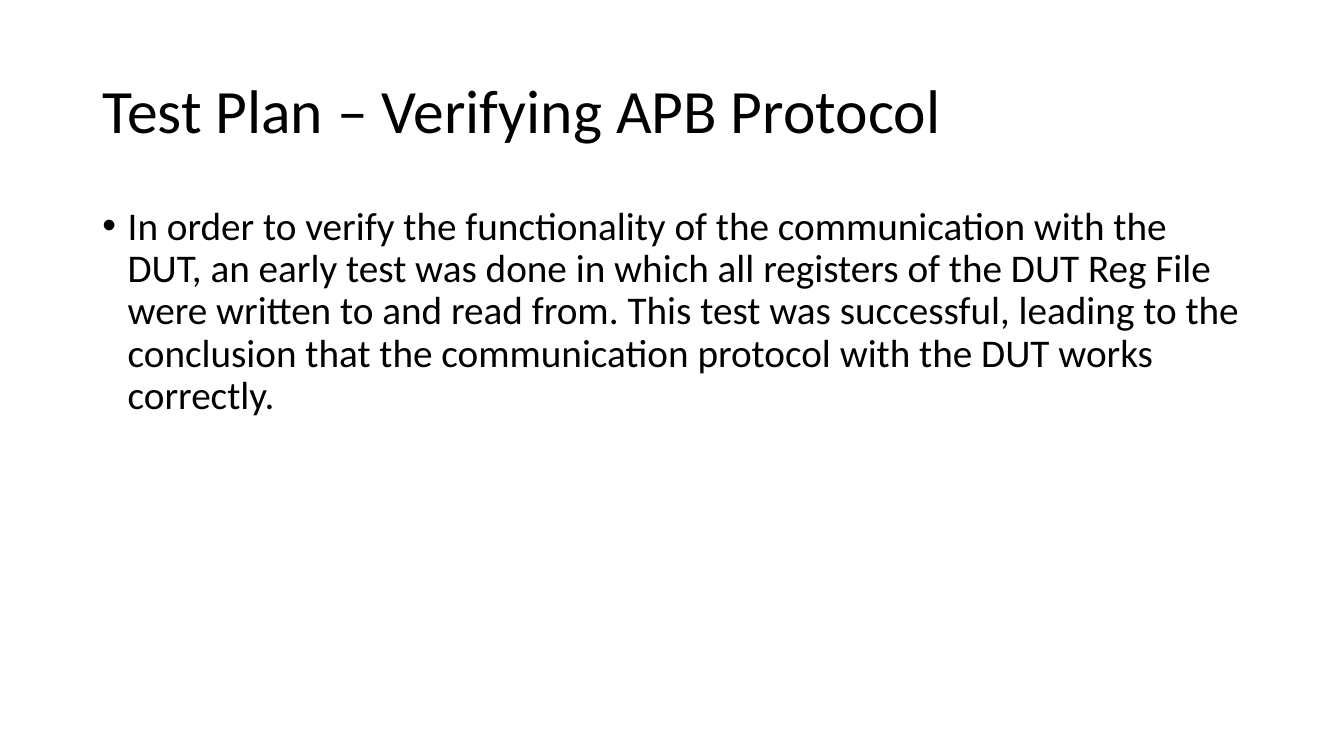
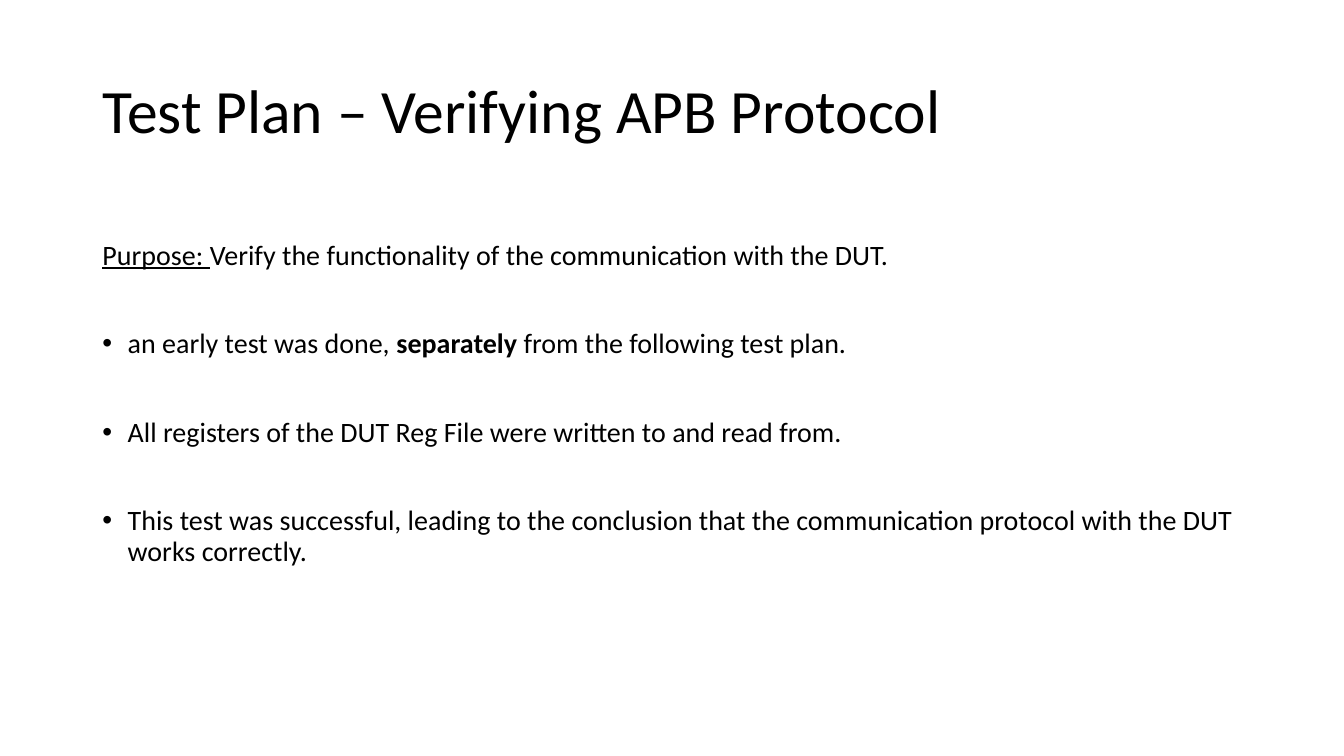
Before and after one commit to liotahuf/UVM_project, a slide deck: slide 24 of Final presentation 3.pptx. Drawn at 1344x756 pixels with LibreOffice and Linux fonts; fonts in the diff are those of the drawing. Boxes give left, top, right and bottom in pixels: in the first picture for what was removed or moved away, otherwise in the second. Text is boxed around its words. In the diff, an @@ line names an element or a change of style, - is before the commit and + after.

```diff
--- a/Final presentation 3.pptx
+++ b/Final presentation 3.pptx
@@ text at (102,245,1232,566): text changed; size 28 to 20 pt @@
-• In order to verify the functionality of the communication with the DUT, an early test was done in which all registers of the DUT Reg File were written to and read from. This test was successful, leading to the conclusion that the communication protocol with the DUT works correctly.
+Purpose: Verify the functionality of the communication with the DUT.
+• an early test was done, separately from the following test plan.
+• All registers of the DUT Reg File were written to and read from.
+• This test was successful, leading to the conclusion that the communication protocol with the DUT works correctly.
```
Also in this commit, not shown: 21 other slides changed.
